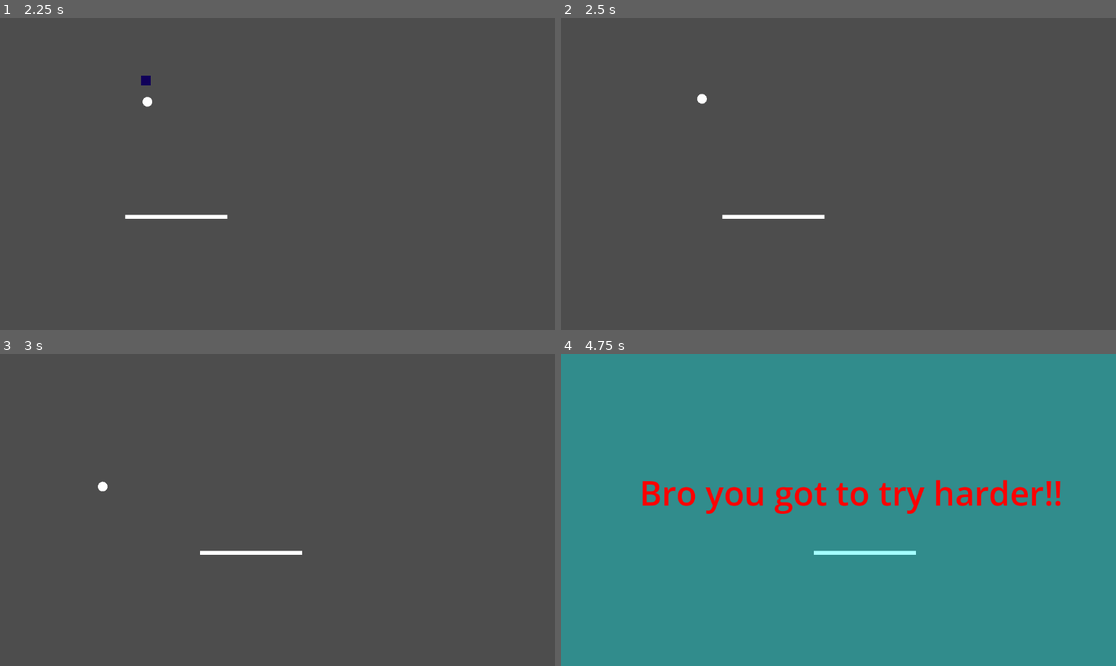
Above: before the commit, frames 1-4 (two rows, left to right).
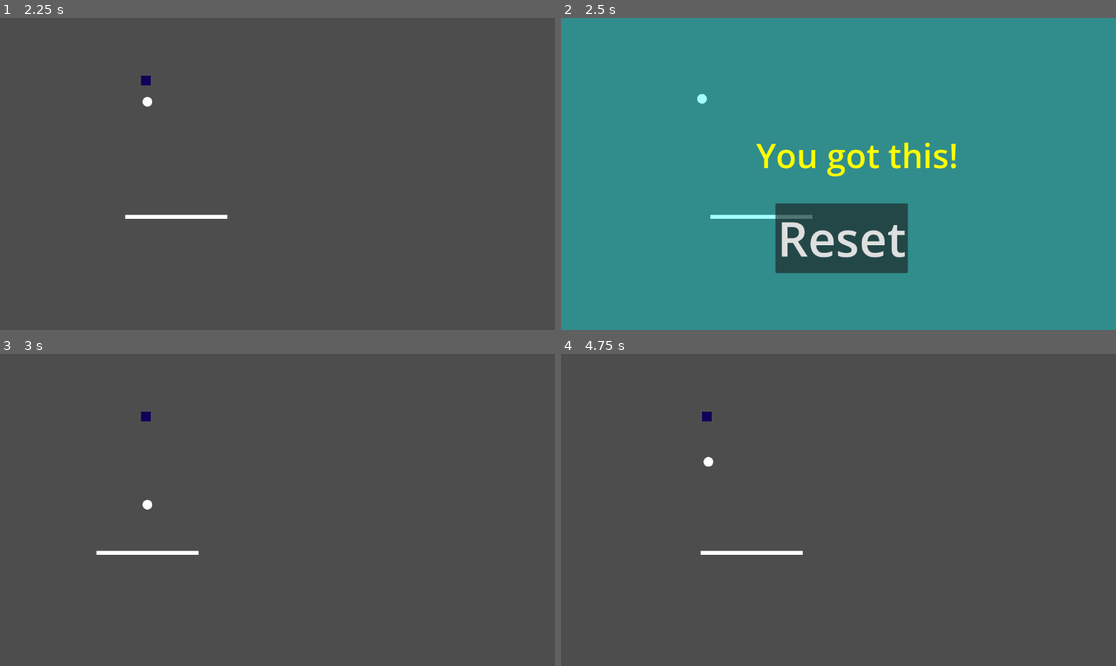
Above: after the commit, the same moments.

Repository: viktor491/project-son-
Game: Godot game, scene res://Level1.tscn
Same seed, same stepped clock (60 frames per second), same inputs: the game is played once before the commit and once after it.
Inputs (mouse positions are in pixels of both pictures, inside the frame that each line leads up to):
- Up to frame 1 (2.25 s): hold Right (ui_right) 0.53-1.28 s; hold Left (ui_left) 1.28-2.03 s; hold Right (ui_right) from 2.03 s (still down)
- Up to frame 2 (2.5 s): keep holding Right (ui_right)
- Up to frame 3 (3 s): release Right (ui_right) at 2.75 s; click (283, 575) at 2.75 s, where only the run after the commit has a clickable "Reset"
- Up to frame 4 (4.75 s): hold Right (ui_right) 3.53-4.28 s; hold Left (ui_left) from 4.28 s (still down)

Frame 1 is identical in both runs. In frame 2, 100% of the frame differs, in the area x 0-100%, y 0-100%; in frame 3, 0.6%; in frame 4, 100%.

Commit message:
Winner screen and reset button

Diff:
--- a/BallMovement.gd
+++ b/BallMovement.gd
@@ -4,7 +4,9 @@
 @export var verticalSpeed = 0;
 @export var dir = 1;
 @export var loseScreen = Node;
+@export var winScreen = Node;
 @export var player = Node;
+static var numOfObstalces = 0;
 var initialHorizontalSpeed = 0;
 var initialVerticalSpeed = 0;
 var firstCollision = false;
@@ -15,7 +17,9 @@
 	initialVerticalSpeed = verticalSpeed
 
 
-
+func addObstalce():
+	numOfObstalces =+ 1
+	print(numOfObstalces)
 
 # Called every frame. 'delta' is the elapsed time since the previous frame.
 func _process(delta):
@@ -31,10 +35,14 @@
 		print(colliderName)
 
 		if (colliderName.contains("Obstacle")):
+			numOfObstalces =- 1
 			collision.get_collider().queue_free()
 			dir = -1
 			horizontalSpeed = randi_range(-initialHorizontalSpeed,initialHorizontalSpeed)
 			verticalSpeed = randi_range(initialVerticalSpeed / 1.3, verticalSpeed * 2)
+			if (numOfObstalces <= 0):
+				winScreen.show();
+				player.changePlayerState()
 
 
 		if (colliderName == "Player"):
@@ -47,7 +55,7 @@
 			verticalSpeed = randi_range(initialVerticalSpeed / 1.3, verticalSpeed * 2)
 
 
-		if (colliderName == "LoseHitbox"):
+		if (colliderName == "LoseHitbox" && numOfObstalces > 0):
 			loseScreen.show()
 			self.queue_free()
 			player.changePlayerState()
--- a/Level1.tscn
+++ b/Level1.tscn
@@ -2,6 +2,8 @@
 
 [ext_resource type="Script" uid="uid://yn3iclxuhp65" path="res://player.gd" id="1_kyxg0"]
 [ext_resource type="Script" uid="uid://dg2nsghqbe0yr" path="res://BallMovement.gd" id="2_mc20k"]
+[ext_resource type="Script" uid="uid://cb0cw535x177s" path="res://reset.gd" id="3_cove1"]
+[ext_resource type="Script" uid="uid://blth5ukn3vf7s" path="res://addObstacleNum.gd" id="3_dwyiq"]
 
 [sub_resource type="RectangleShape2D" id="RectangleShape2D_mc20k"]
 size = Vector2(20, 19)
@@ -40,13 +42,14 @@
 scale = Vector2(19.999998, 18)
 mesh = SubResource("BoxMesh_cove1")
 
-[node name="Ball" type="RigidBody2D" parent="." unique_id=1905384918 node_paths=PackedStringArray("loseScreen", "player")]
+[node name="Ball" type="RigidBody2D" parent="." unique_id=1905384918 node_paths=PackedStringArray("loseScreen", "winScreen", "player")]
 position = Vector2(306, 288)
 script = ExtResource("2_mc20k")
 horizontalSpeed = 300
 verticalSpeed = 150
 dir = -1
 loseScreen = NodePath("../Lose-Screen")
+winScreen = NodePath("../Win-Screen")
 player = NodePath("../Player")
 
 [node name="CollisionShape2D" type="CollisionShape2D" parent="Ball" unique_id=409718951]
@@ -119,10 +122,12 @@
 scale = Vector2(58.03999, 0.9999999)
 shape = SubResource("RectangleShape2D_dwyiq")
 
-[node name="Obstacle" type="RigidBody2D" parent="." unique_id=484015033]
+[node name="Obstacle" type="RigidBody2D" parent="." unique_id=484015033 node_paths=PackedStringArray("ball")]
 position = Vector2(303, 130.00002)
 scale = Vector2(-3.615943, -2.4234238)
 gravity_scale = 0.0
+script = ExtResource("3_dwyiq")
+ball = NodePath("../Ball")
 
 [node name="MeshInstance2D" type="MeshInstance2D" parent="Obstacle" unique_id=1884323183]
 modulate = Color(0.062261887, 1.8049031e-06, 0.34871906, 1)
@@ -149,3 +154,46 @@
 theme_override_colors/font_color = Color(1, 0, 0, 1)
 theme_override_font_sizes/font_size = 70
 text = "Bro you got to try harder!!"
+
+[node name="Reset Button" type="Button" parent="Lose-Screen" unique_id=1268551730]
+offset_left = 445.0
+offset_top = 385.0
+offset_right = 720.0
+offset_bottom = 530.0
+theme_override_font_sizes/font_size = 100
+text = "Reset
+"
+script = ExtResource("3_cove1")
+
+[node name="Win-Screen" type="Node2D" parent="." unique_id=1358926391]
+visible = false
+
+[node name="Background" type="MeshInstance2D" parent="Win-Screen" unique_id=1385558680]
+modulate = Color(0, 1, 1, 0.3529412)
+position = Vector2(587, 319.99997)
+scale = Vector2(1251.7241, 660.19434)
+mesh = SubResource("QuadMesh_dwyiq")
+
+[node name="Win text" type="Label" parent="Win-Screen" unique_id=113862628]
+modulate = Color(0.99215686, 1, 0, 1)
+offset_left = 405.0
+offset_top = 237.0
+offset_right = 1283.0
+offset_bottom = 333.0
+theme_override_colors/font_color = Color(1, 1, 0, 1)
+theme_override_font_sizes/font_size = 70
+text = "You got this!
+"
+
+[node name="Reset Button" type="Button" parent="Win-Screen" unique_id=1705580745]
+offset_left = 445.0
+offset_top = 385.0
+offset_right = 720.0
+offset_bottom = 530.0
+theme_override_font_sizes/font_size = 100
+text = "Reset
+"
+script = ExtResource("3_cove1")
+
+[connection signal="pressed" from="Lose-Screen/Reset Button" to="Lose-Screen/Reset Button" method="_on_pressed"]
+[connection signal="pressed" from="Win-Screen/Reset Button" to="Win-Screen/Reset Button" method="_on_pressed"]
--- /dev/null
+++ b/addObstacleNum.gd
@@ -0,0 +1,12 @@
+extends RigidBody2D
+@export var ball = Node;
+
+# Called when the node enters the scene tree for the first time.
+func _ready() -> void:
+	ball.addObstalce();
+	pass # Replace with function body.
+
+
+# Called every frame. 'delta' is the elapsed time since the previous frame.
+func _process(delta: float) -> void:
+	pass
--- /dev/null
+++ b/reset.gd
@@ -0,0 +1,16 @@
+extends Button
+
+
+# Called when the node enters the scene tree for the first time.
+func _ready() -> void:
+	pass # Replace with function body.
+
+
+# Called every frame. 'delta' is the elapsed time since the previous frame.
+func _process(delta: float) -> void:
+	pass
+
+
+func _on_pressed() -> void:
+	get_tree().reload_current_scene()
+	pass # Replace with function body.
Not shown, added: addObstacleNum.gd.uid
Not shown, added: reset.gd.uid
